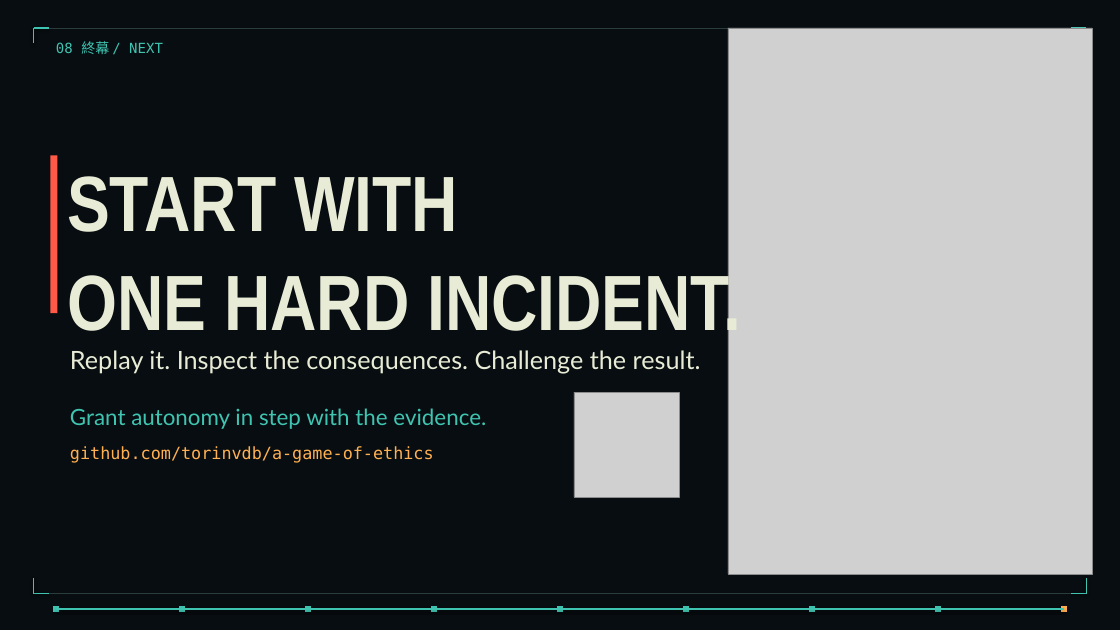
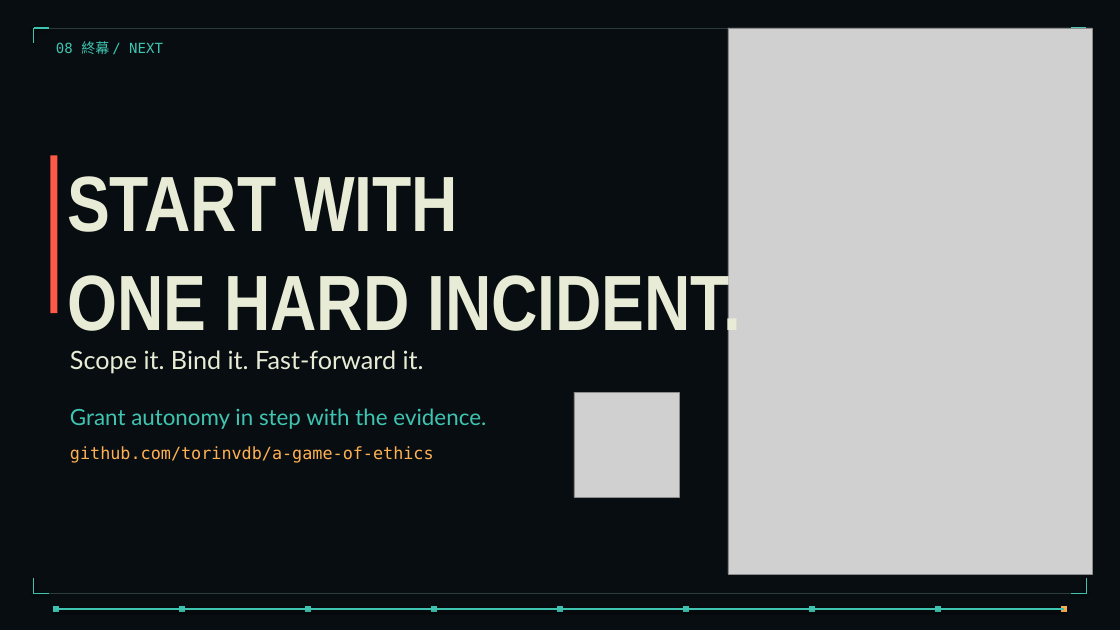
Before and after one commit to torinvdb/a-game-of-ethics, a slide deck: slide 13 of talks/three-years-in-thirty-minutes/three-years-static.pptx (slide 15 before the commit). Drawn at 1120x630 pixels with LibreOffice and Linux fonts; fonts in the diff are those of the drawing; grey boxes stand for pictures; background and template pictures are left out. Boxes give left, top, right and bottom in pixels: in the first picture for what was removed or moved away, otherwise in the second. Text is boxed around its words. In the diff, an @@ line names an element or a change of style, - is before the commit and + after.

```diff
--- a/talks/three-years-in-thirty-minutes/three-years-static.pptx
+++ b/talks/three-years-in-thirty-minutes/three-years-static.pptx
@@ text at [70, 350, 424, 374]: text changed @@
-Replay it. Inspect the consequences. Challenge the result.
+Scope it. Bind it. Fast-forward it.
```
Also in this commit, not shown: 15 other slides changed, 6 slides added, 5 slides removed, 40 other files.
